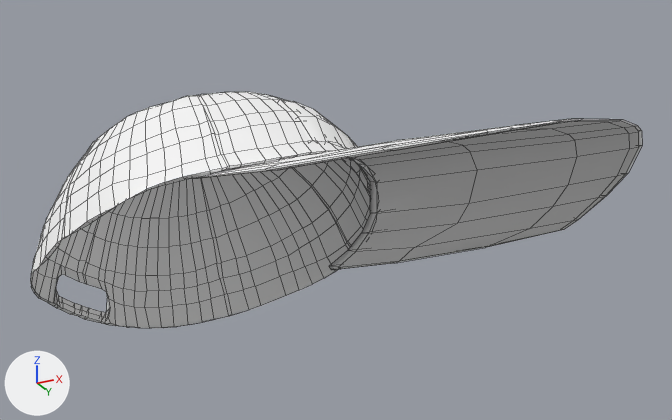
The FBX model butterflowers/Assets/Models/biscuit_hat.fbx: old version first, new version second.
Before and after are seen from a 50 mm camera at (0.294, -0.424, -0.192) aimed at (0.077, 0.009, 0.003). The axes (+X, +Y, +Z) are drawn at lower left. The lights are the same throughout. Mesh edges are drawn as thin lines. Where no turn or scale is listed for an object, it has been applied to the vertices.

The first picture shows 'baseball_hat'.
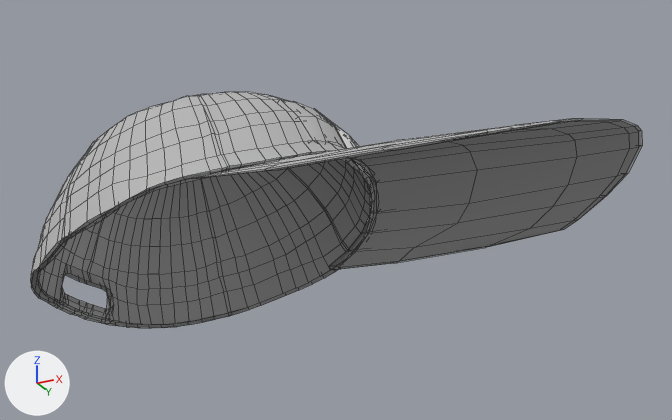
Where the newer file only moved an object's origin or applied its transform, the numbers keep the older frame.

Changed parts and their boxes (x1, y1, x2, y2) in the pictures (672 x 420 px):
'baseball_hat', surface changed, reshaped (white to grey): (31, 92, 642, 328) in both
part 1 of me_mesh, added: after (38, 158, 374, 325)
part 2 of me_mesh, built on: before (316, 111, 358, 161); after (316, 111, 359, 161)
part 3 of me_mesh, surface changed (white to grey): (31, 92, 642, 328) in both

What changed in the scene script:
```text
Change mat_phong5:
    remove mat_phong5.texture = img_untitled_artwork_1_jpg
    add mat_phong5.base_color = (0.5, 0.5, 0.5)  # grey #bcbcbc
Add mat_phong6:
    mat_phong6 = bpy.data.materials.new('phong6')
    # uses the picture img_untitled_artwork_1_jpg
Change me_mesh:
    used by ob_baseball_hat; location = (0.0442, -0.0006, 0.0205)
    remove me_mesh.from_pydata(...)  # 829 vertices, 808 faces; spans x -0.14..0.201, y -0.088..0.088, z -0.06..0.06
    add me_mesh.from_pydata(...)  # 1470 vertices, 1422 faces; spans x -0.14..0.201, y -0.088..0.088, z -0.06..0.06
    me_mesh part 1: a new loose piece of 632 vertices spanning x -0.136..0.052, y -0.084..0.084, z -0.059..0.057, in mat_phong5 (grey #bcbcbc)
    me_mesh part 2
    4 faces are deleted
    1 vertex moves from x 0.045, y 0.001, z 0.022 to x 0.044, y 0.001, z 0.021
    9 vertices are added at x 0.032..0.054, y -0.015..0.016, z 0.005..0.035
    4 new faces join them, mat_phong6
    4 new faces join them, mat_phong5 (grey #bcbcbc)
    me_mesh part 3: 804 kept faces spanning x -0.14..0.201, y -0.088..0.088, z -0.06..0.06 get new texture (UV) coordinates
    add me_mesh.materials.append(mat_phong6)
```
